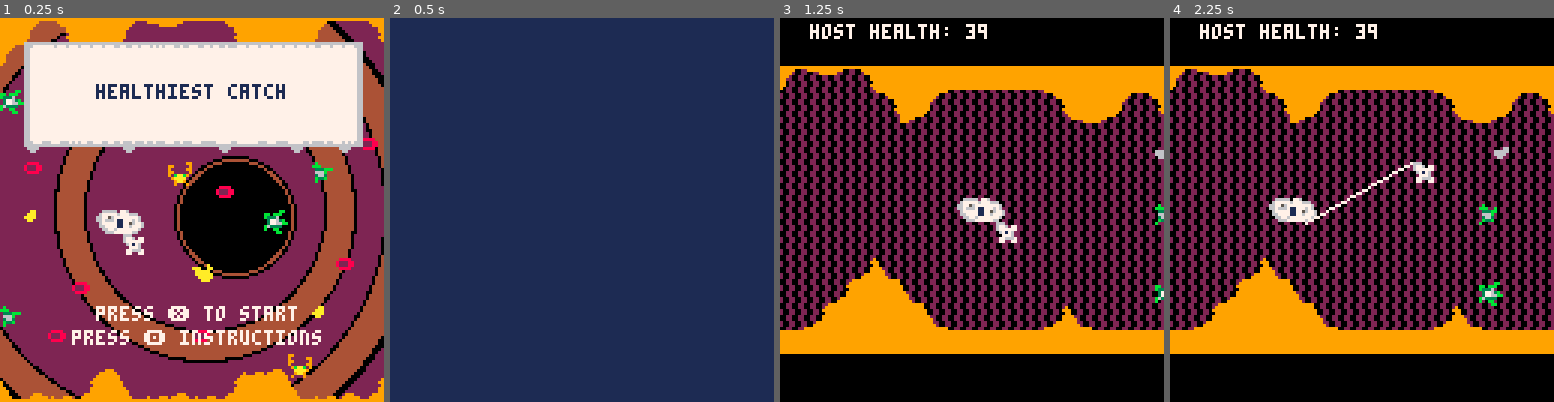
Above: before the commit, frames 1-4 (left to right).
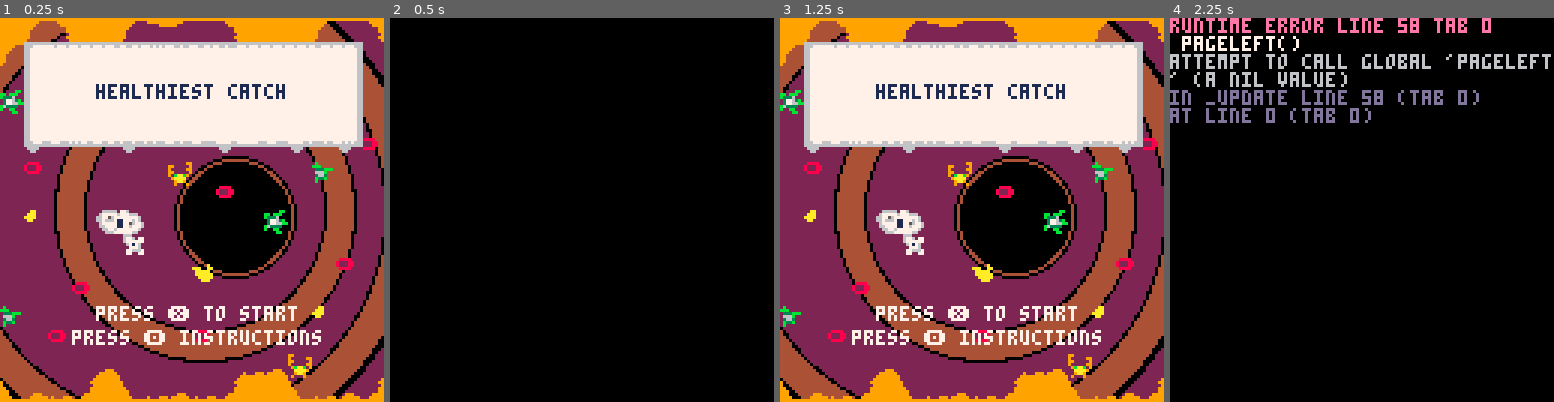
Above: after the commit, the same moments.

Repository: tyedye105/SlowJamJune2018
Game: PICO-8 cartridge amoebaFish.p8
Same seed, same stepped clock (60 frames per second), same inputs: the game is played once before the commit and once after it.
Inputs:
- Up to frame 1 (0.25 s): no input
- Up to frame 2 (0.5 s): tap O (Z key) at 0.33 s
- Up to frame 3 (1.25 s): tap O (Z key) at 0.7 s; tap X (X key) at 1.07 s
- Up to frame 4 (2.25 s): tap O (Z key) at 1.43, 2.22 s; hold Left from 1.97 s (still down); tap X (X key) at 2.07 s

Frame 1 is identical in both runs. In frame 2, 100% of the frame differs, in the area x 0-100%, y 0-100%; in frame 3, 82%; in frame 4, 51%.
Error after the commit: runtime error line 58 tab 0; pageleft(); attempt to call global 'pageleft' (a nil value)

Commit message:
add rules_update and rules_draw, add logic to switch between rules, and title screen.

Diff:
--- a/amoebaFish.p8
+++ b/amoebaFish.p8
@@ -42,6 +42,7 @@
   _update = game_update
   _draw = game_draw
  elseif btnp(🅾️) then
+ 	_update= rules_update
   _draw = rules_draw
  end
 end
@@ -52,9 +53,19 @@
 end
 
 function rules_draw()
- cls(1)
-end
-
+ cls(0)
+end
+
+function rules_update()
+if btnp(⬅️) then
+	pageleft()
+	elseif btnp(➡️) then
+	pageright()
+	elseif btnp(❎)then
+	_update=menu_update
+	_draw=menu_draw
+	end
+end
 
 function game_update()
  move_player()
@@ -490,6 +501,10 @@
   critter.dy *= bounce
  end
 end
+-->8
+--rules
+
+
 __gfx__
 0000000000666660776000000888800000aa00000000a0000b00000000000bb00006600000000099000000000000000000000000000000000000000000000000
 000000000677777677766600822288000aaa000000aaa000bbb00b00bb0bbb006666600099000009000000000000000000000000000000000000000000000000
